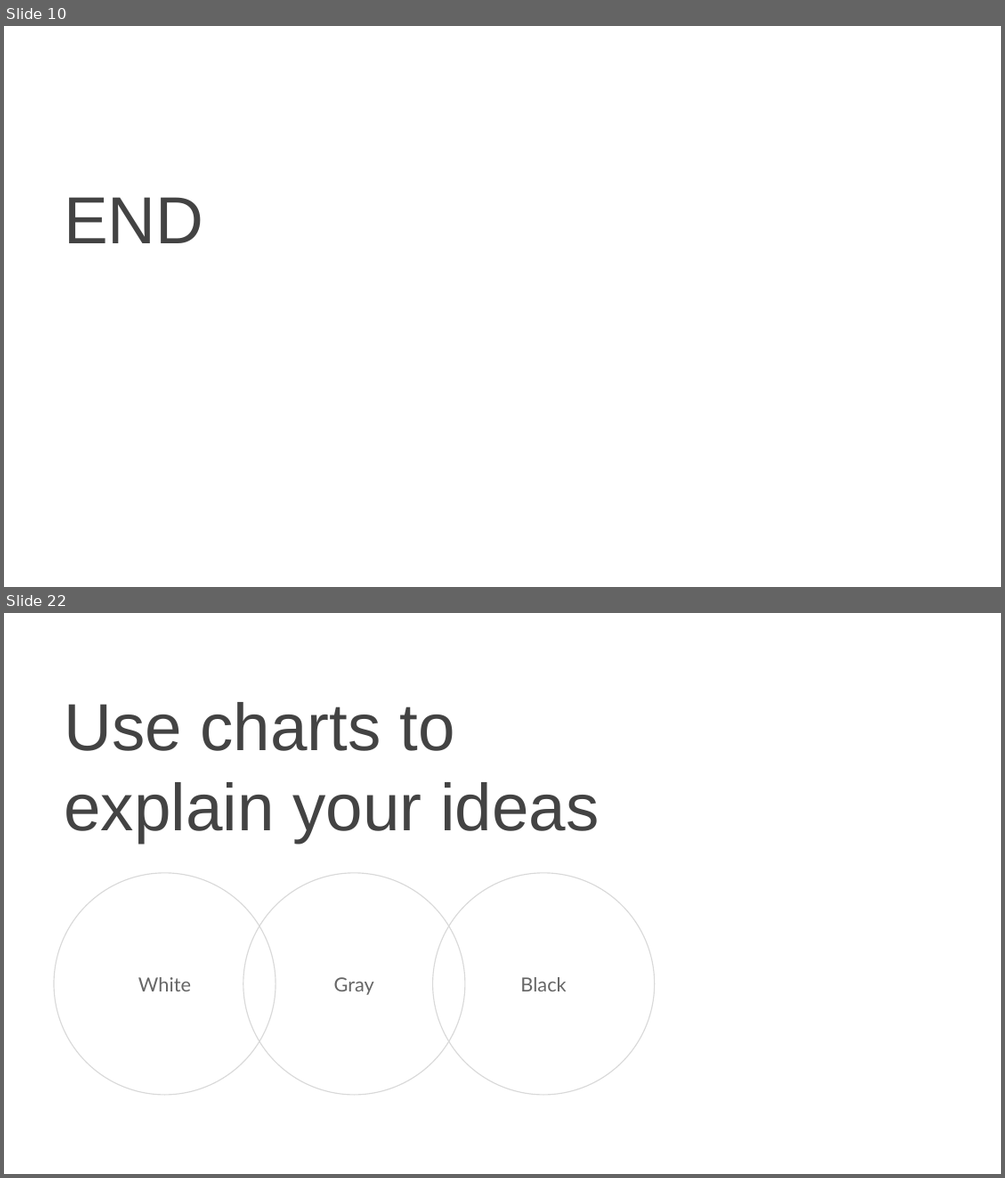
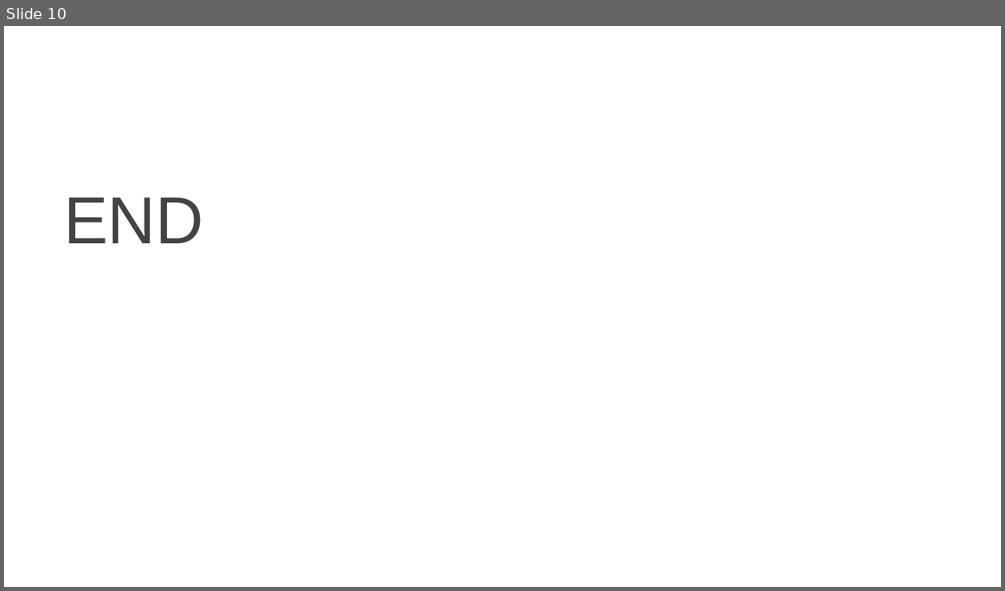
Before and after one commit to Errrneist/Multi-Layer_Perception, a slide deck: Chapter 2/Chapter2-L3-Activation_Function.pptx. Shown one above the other, each under a label of ours: slides 10 and 22 before the commit, slide 10 after it; the slides between them are not shown. The pictures are 1005x1178 and 1005x591 pixels, drawn with LibreOffice and Linux fonts; fonts in the diff are those of the drawing; background and template pictures are left out. Boxes give left, top, right and bottom in pixels: in the first picture for what was removed or moved away, otherwise in the second. Text is boxed around its words. In the diff, an @@ line names an element or a change of style, - is before the commit and + after.

```diff
--- a/Chapter 2/Chapter2-L3-Activation_Function.pptx
+++ b/Chapter 2/Chapter2-L3-Activation_Function.pptx
@@ slide 22 removed at [4, 613, 1001, 1174], background picture (left out) @@
@@ title removed at [64, 702, 599, 842] @@
-Use charts to explain your ideas
@@ ellipse removed at [54, 873, 275, 1094] @@
-White
@@ ellipse removed at [243, 873, 464, 1094] @@
-Gray
@@ ellipse removed at [433, 873, 654, 1094] @@
-Black
@@ page number removed at [928, 1122, 987, 1165] @@
-22
```
Also in this commit, not shown: 5 slides changed, 27 other slides removed, 3 other files.
